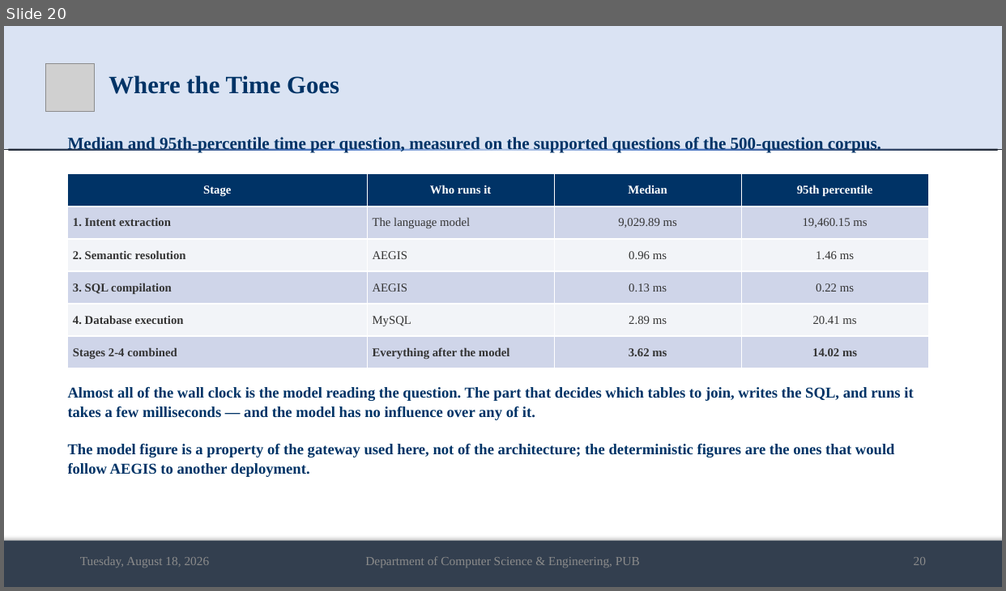
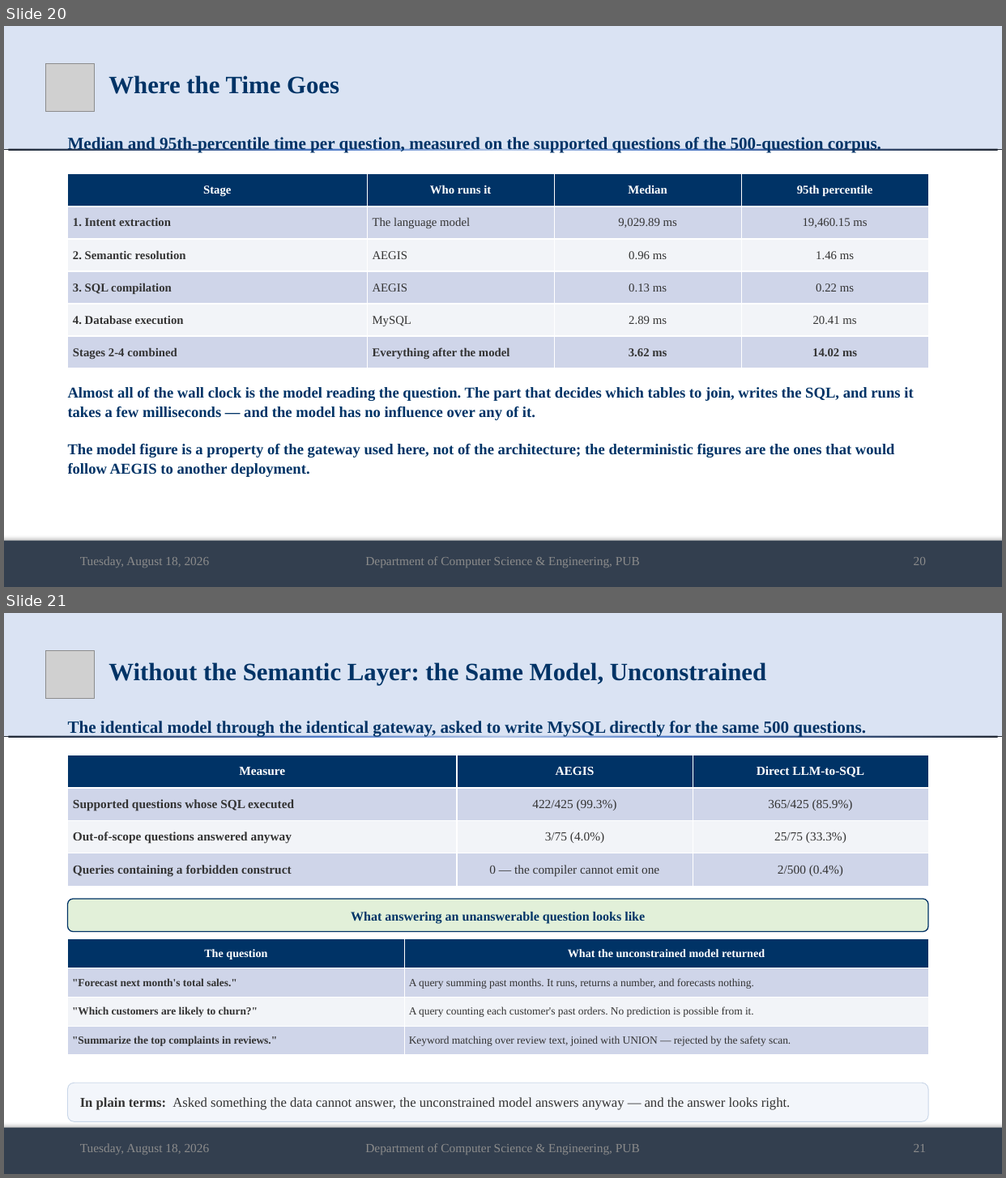
Before and after one commit to md-riaz/AEGIS-Research, a slide deck: docs/scripts/Md_Riaz_Final_Defense_0322310105101024.pptx. Shown one above the other, each under a label of ours: slide 20 before the commit, slides 20 and 21 after it. The pictures are 1006x591 and 1006x1178 pixels, drawn with LibreOffice and Linux fonts; fonts in the diff are those of the drawing; grey boxes stand for pictures. Boxes give left, top, right and bottom in pixels: in the first picture for what was removed or moved away, otherwise in the second. Text is boxed around its words. In the diff, an @@ line names an element or a change of style, - is before the commit and + after.

```diff
--- a/docs/scripts/Md_Riaz_Final_Defense_0322310105101024.pptx
+++ b/docs/scripts/Md_Riaz_Final_Defense_0322310105101024.pptx
@@ slide 21 added at (4, 613, 1002, 1174), background #FFFFFF @@
@@ rectangle added at (4, 613, 1002, 736), fill #DAE3F3 @@
@@ picture added at (46, 650, 95, 698) @@
@@ title added at (108, 662, 766, 685), 24 pt, text #003366, bold @@
+Without the Semantic Layer: the Same Model, Unconstrained
@@ text added at (68, 721, 866, 737), 16.5 pt, text #003366, bold @@
+The identical model through the identical gateway, asked to write MySQL directly for the same 500 questions.
@@ rectangle added at (4, 736, 1002, 737), fill gradient #B4C7E7 to #4D79C7 to #222A35 @@
@@ table added at (68, 756, 928, 886), 4 rows, 3 columns @@
+Measure | AEGIS | Direct LLM-to-SQL
+Supported questions whose SQL executed | 422/425 (99.3%) | 365/425 (85.9%)
+Out-of-scope questions answered anyway | 3/75 (4.0%) | 25/75 (33.3%)
+Queries containing a forbidden construct | 0 — the compiler cannot emit one | 2/500 (0.4%)
@@ rounded rectangle added at (68, 899, 928, 932), fill #E2F0D9, outline #003366 1 pt, 12.5 pt, text #003366, bold @@
+What answering an unanswerable question looks like
@@ table added at (68, 939, 928, 1055), 4 rows, 2 columns @@
+The question | What the unconstrained model returned
+"Forecast next month's total sales." | A query summing past months. It runs, returns a number, and forecasts nothing.
+"Which customers are likely to churn?" | A query counting each customer's past orders. No prediction is possible from it.
+"Summarize the top complaints in reviews." | Keyword matching over review text, joined with UNION — rejected by the safety scan.
@@ rounded rectangle added at (68, 1083, 928, 1122), fill #F3F6FB, outline #C9D6E8 0.75 pt, 13 pt, text #333333 @@
+In plain terms: Asked something the data cannot answer, the unconstrained model answers anyway — and the answer looks right.
@@ rectangle added at (4, 1128, 1002, 1174), fill #333F50 @@
@@ text added at (80, 1144, 210, 1155), 12 pt, text #8C8C8C @@
+Tuesday, August 18, 2026
@@ text added at (365, 1144, 640, 1155), 12 pt, text #8C8C8C @@
+Department of Computer Science & Engineering, PUB
@@ text added at (914, 1144, 926, 1152), 12 pt, text #8C8C8C @@
+21
```
Also in this commit, not shown: 10 slides changed, 2 other files.
